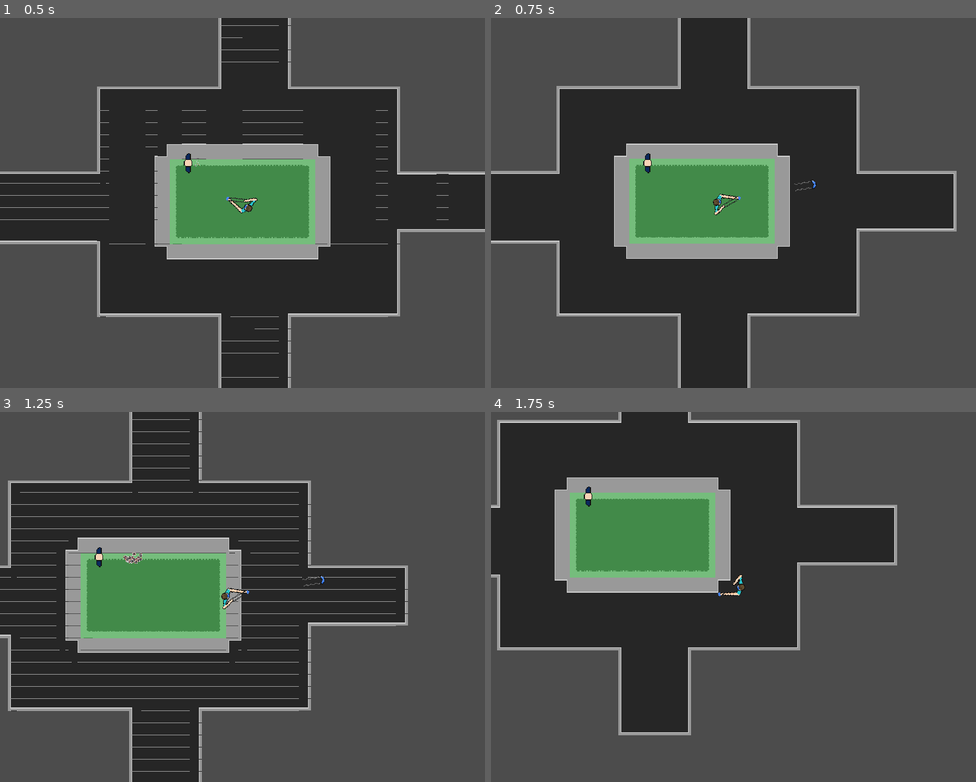
Above: before the commit, frames 1-4 (two rows, left to right).
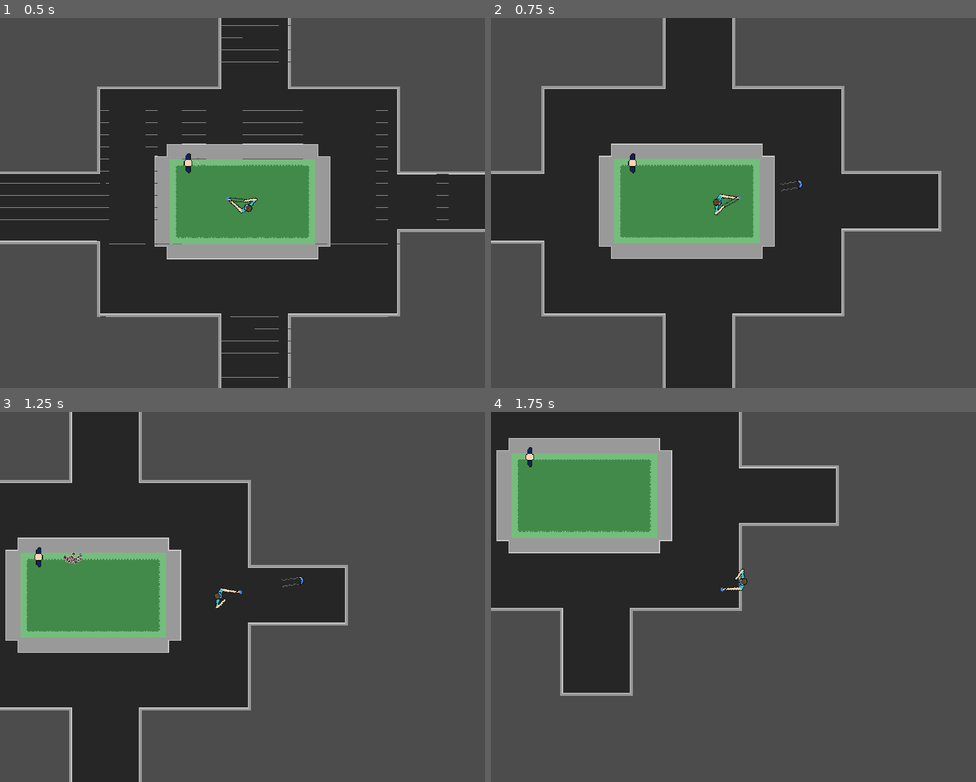
Above: after the commit, the same moments.

Repository: MCluck90/get-masked-open-jam-2020
Game: Godot game, scene res://Levels/TestLevel.tscn
Two runs of this game, one before a commit and one after it. Both use one fixed random seed, a clock stepped at 60 frames per second and the inputs below.
Inputs (mouse positions are in pixels of both pictures, inside the frame that each line leads up to):
- Up to frame 1 (0.5 s): no input
- Up to frame 2 (0.75 s): tap Enter at 0.5 s; move the mouse to (840, 184) at 0.52 s; hold D (move_right) from 0.53 s (still down); hold Space (shoot) from 0.53 s (still down)
- Up to frame 3 (1.25 s): keep holding D (move_right); keep holding Space (shoot)
- Up to frame 4 (1.75 s): move the mouse to (636, 615) at 1.27 s; release D (move_right) at 1.28 s; release Space (shoot) at 1.28 s; hold S (move_down) from 1.28 s (still down); tap Space (shoot) at 1.35 s

Frame 1 is identical in both runs. In frame 2, 11% of the frame differs, in the area x 10-96%, y 0-100%; in frame 3, 30%; in frame 4, 36%, in the area x 0-84%, y 0-88%.

Commit message:
Improve player movement

Diff:
--- a/game/Player/Player.gd
+++ b/game/Player/Player.gd
@@ -3,10 +3,10 @@
 export (PackedScene) var Mask
 
 const ACCELERATION = 1024
-const MAX_SPEED = 2.5
+const MAX_SPEED = 250
 const FRICTION = 0.25
-const CAMERA_OFFSET_WEIGHT = 0.2
-const CAMERA_LEAD = 5.0
+const CAMERA_OFFSET_WEIGHT = 0.05
+const CAMERA_LEAD = 0.1
 
 var motion = Vector2.ZERO
 onready var camera_target = $CameraTarget
@@ -32,7 +32,7 @@
 	var angle = get_angle_to(get_global_mouse_position())
 	rotation += angle
 
-func move(delta):
+func move(_delta):
 	var input_vector = get_input_vector()
 
 	if input_vector.x == 0:
@@ -43,14 +43,14 @@
 	if input_vector.x != 0 || input_vector.y != 0:
 		var x_acceleration = ACCELERATION
 		var y_acceleration = ACCELERATION
-		motion.x += input_vector.x * x_acceleration * delta
-		motion.y += input_vector.y * y_acceleration * delta
+		motion.x += input_vector.x * x_acceleration
+		motion.y += input_vector.y * y_acceleration
 
 	# TODO: Make sure diagonals aren't faster
 	motion.x = clamp(motion.x, -MAX_SPEED, MAX_SPEED)
 	motion.y = clamp(motion.y, -MAX_SPEED, MAX_SPEED)
 
-	var _collision = move_and_collide(motion)
+	motion = move_and_slide(motion)
 
 func move_camera():
 	camera_target.rotate(-rotation)
--- a/game/Player/Player.tscn
+++ b/game/Player/Player.tscn
@@ -4,8 +4,9 @@
 [ext_resource path="res://assets/player/player.png" type="Texture" id=2]
 [ext_resource path="res://Mask/Mask.tscn" type="PackedScene" id=3]
 
-[sub_resource type="RectangleShape2D" id=1]
-extents = Vector2( 8.59348, 16.97 )
+[sub_resource type="CapsuleShape2D" id=1]
+radius = 7.87493
+height = 18.1008
 
 [node name="Player" type="KinematicBody2D"]
 script = ExtResource( 1 )
@@ -17,8 +18,7 @@
 hframes = 4
 
 [node name="CollisionShape2D" type="CollisionShape2D" parent="."]
-visible = false
-position = Vector2( 1.99939, -0.456001 )
+position = Vector2( 1.84172, -1.87502 )
 rotation = -1.5708
 shape = SubResource( 1 )
 
